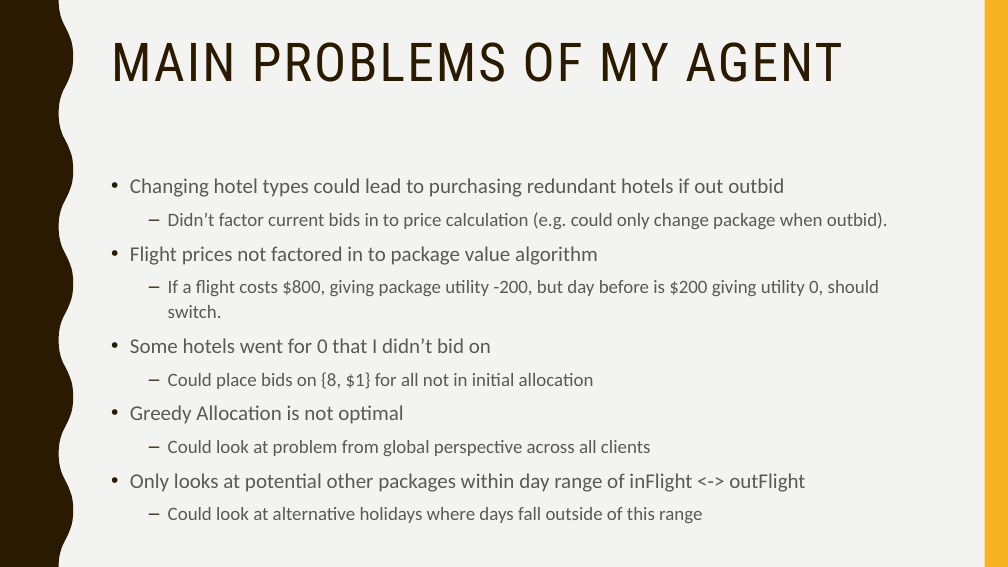
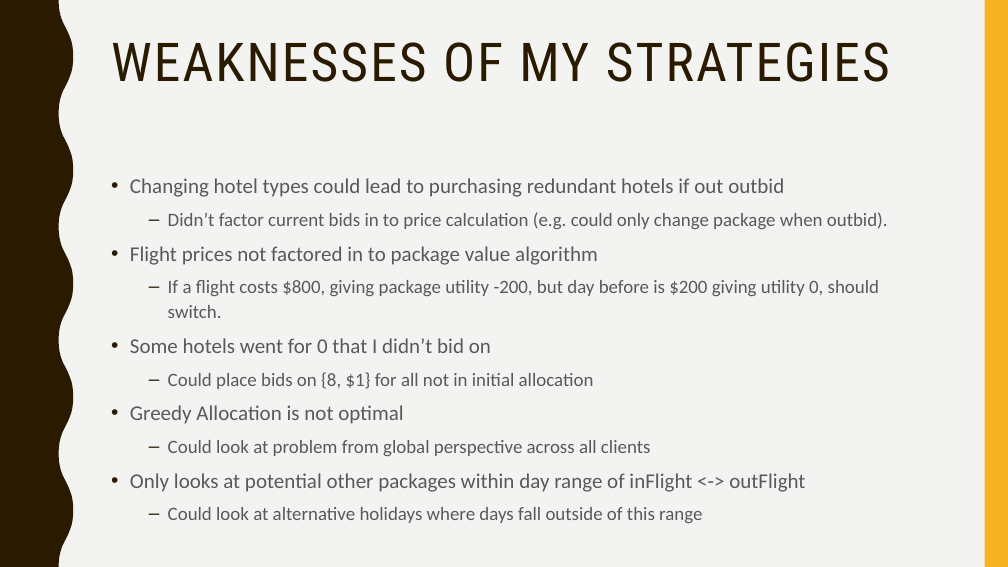
Before and after one commit to Jamiewarb/IntAgents, a slide deck: slide 13 of VivaSlides.pptx. Drawn at 1008x567 pixels with LibreOffice and Linux fonts; fonts in the diff are those of the drawing. Boxes give left, top, right and bottom in pixels: in the first picture for what was removed or moved away, otherwise in the second. Text is boxed around its words. In the diff, an @@ line names an element or a change of style, - is before the commit and + after.

Commit message:
update presentation v1.01

```diff
--- a/VivaSlides.pptx
+++ b/VivaSlides.pptx
@@ title at [111,42,890,82]: text changed @@
-MAIN PROBLEMS OF MY AGENT
+WEAKNESSES OF MY STRATEGIES
```
Also in this commit, not shown: 1 other slide changed, 1 slide added.
